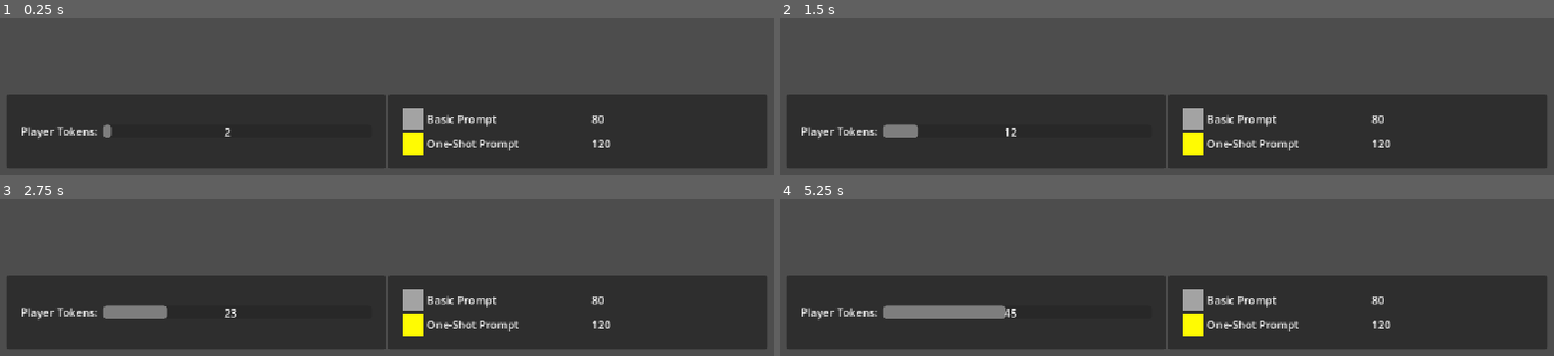
Above: before the commit, frames 1-4 (two rows, left to right).
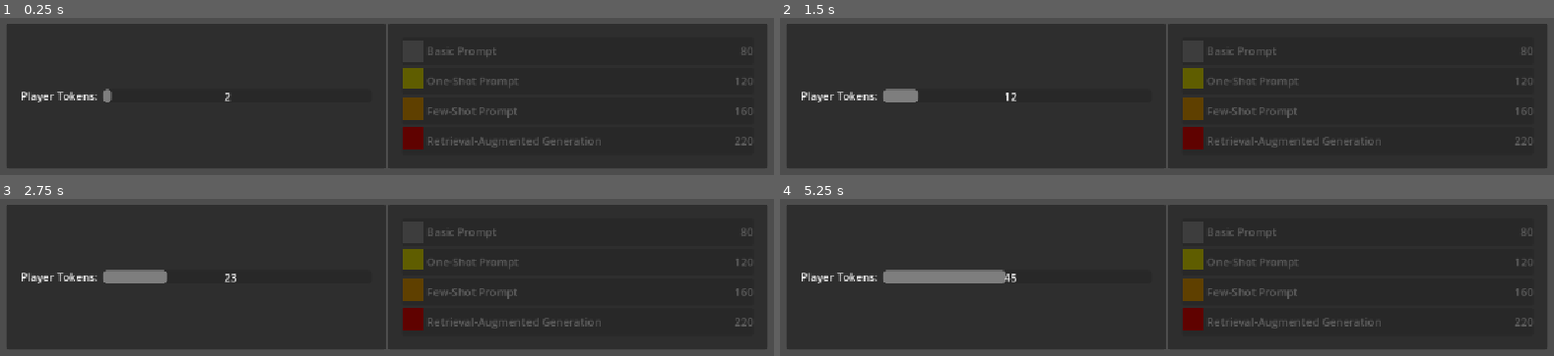
Above: after the commit, the same moments.

Repository: joshuaclarkuk/prompt-master
Game: Godot game, scene res://Scenes/Battle/battle_screen.tscn
Two runs of this game, one before a commit and one after it. Both use one fixed random seed, a clock stepped at 60 frames per second and the inputs below.
Inputs:
- Up to frame 1 (0.25 s): no input
- Up to frame 2 (1.5 s): no input
- Up to frame 3 (2.75 s): no input
- Up to frame 4 (5.25 s): no input

The runs differ from the first frame. In frame 1, 46% of the frame differs, in the area x 0-100%, y 3-88%; in frame 2, 47%; in frame 3, 47%; in frame 4, 48%.

Commit message:
Prompt UI now activating and deactivating in line with player token amount

Diff:
--- a/Scenes/Battle/PromptUIObjects/basic_prompt.tscn
+++ b/Scenes/Battle/PromptUIObjects/basic_prompt.tscn
@@ -3,14 +3,18 @@
 [ext_resource type="PackedScene" uid="uid://qr7qbhnk1jum" path="res://Scenes/Battle/PromptUIObjects/prompt_ui_object.tscn" id="1_ofhxq"]
 [ext_resource type="Texture2D" uid="uid://wbnyaqk7ue73" path="res://Assets/Sprites/Elements/Placeholders/basic-prompt.png" id="2_yjffn"]
 
-[node name="BasicPrompt" unique_id=1809580406 instance=ExtResource("1_ofhxq")]
-size_flags_horizontal = 3
+[node name="BasicPrompt" unique_id=1036205873 instance=ExtResource("1_ofhxq")]
+prompt_texture = ExtResource("2_yjffn")
+prompt_title = "Basic Prompt"
+prompt_cost = 80
 
-[node name="PromptTexture" parent="." index="0" unique_id=62275913]
+[node name="PromptTexture" parent="HBoxContainer" parent_id_path=PackedInt32Array(233208411) index="0" unique_id=62275913]
+size_flags_horizontal = 4
+size_flags_vertical = 4
 texture = ExtResource("2_yjffn")
 
-[node name="PromptTitle" parent="." index="1" unique_id=582598431]
+[node name="PromptTitle" parent="HBoxContainer" parent_id_path=PackedInt32Array(233208411) index="1" unique_id=582598431]
 text = "Basic Prompt"
 
-[node name="PromptCost" parent="." index="2" unique_id=868168130]
+[node name="PromptCost" parent="HBoxContainer" parent_id_path=PackedInt32Array(233208411) index="2" unique_id=868168130]
 text = "80"
--- /dev/null
+++ b/Scenes/Battle/PromptUIObjects/few_shot_prompt.tscn
@@ -0,0 +1,18 @@
+[gd_scene format=3 uid="uid://0v2obj338e8t"]
+
+[ext_resource type="PackedScene" uid="uid://qr7qbhnk1jum" path="res://Scenes/Battle/PromptUIObjects/prompt_ui_object.tscn" id="1_b2ugu"]
+[ext_resource type="Texture2D" uid="uid://c2dav2idryq0e" path="res://Assets/Sprites/Elements/Placeholders/few-shot-prompt.png" id="2_trqlr"]
+
+[node name="FewShotPrompt" unique_id=1036205873 instance=ExtResource("1_b2ugu")]
+prompt_texture = ExtResource("2_trqlr")
+prompt_title = "Few-Shot Prompt"
+prompt_cost = 160
+
+[node name="PromptTexture" parent="HBoxContainer" parent_id_path=PackedInt32Array(233208411) index="0" unique_id=62275913]
+texture = ExtResource("2_trqlr")
+
+[node name="PromptTitle" parent="HBoxContainer" parent_id_path=PackedInt32Array(233208411) index="1" unique_id=582598431]
+text = "Few-Shot Prompt"
+
+[node name="PromptCost" parent="HBoxContainer" parent_id_path=PackedInt32Array(233208411) index="2" unique_id=868168130]
+text = "120"
--- a/Scenes/Battle/PromptUIObjects/one_shot_prompt.tscn
+++ b/Scenes/Battle/PromptUIObjects/one_shot_prompt.tscn
@@ -3,13 +3,16 @@
 [ext_resource type="PackedScene" uid="uid://qr7qbhnk1jum" path="res://Scenes/Battle/PromptUIObjects/prompt_ui_object.tscn" id="1_4fstb"]
 [ext_resource type="Texture2D" uid="uid://dw7nm76lxgxsm" path="res://Assets/Sprites/Elements/Placeholders/one-shot-prompt.png" id="2_5v2f7"]
 
-[node name="OneShotPrompt" unique_id=1809580406 instance=ExtResource("1_4fstb")]
+[node name="OneShotPrompt" unique_id=1036205873 instance=ExtResource("1_4fstb")]
+prompt_texture = ExtResource("2_5v2f7")
+prompt_title = "One-Shot Prompt"
+prompt_cost = 120
 
-[node name="PromptTexture" parent="." index="0" unique_id=62275913]
+[node name="PromptTexture" parent="HBoxContainer" parent_id_path=PackedInt32Array(233208411) index="0" unique_id=62275913]
 texture = ExtResource("2_5v2f7")
 
-[node name="PromptTitle" parent="." index="1" unique_id=582598431]
+[node name="PromptTitle" parent="HBoxContainer" parent_id_path=PackedInt32Array(233208411) index="1" unique_id=582598431]
 text = "One-Shot Prompt"
 
-[node name="PromptCost" parent="." index="2" unique_id=868168130]
+[node name="PromptCost" parent="HBoxContainer" parent_id_path=PackedInt32Array(233208411) index="2" unique_id=868168130]
 text = "120"
--- a/Scenes/Battle/PromptUIObjects/prompt_ui_object.tscn
+++ b/Scenes/Battle/PromptUIObjects/prompt_ui_object.tscn
@@ -1,20 +1,35 @@
 [gd_scene format=3 uid="uid://qr7qbhnk1jum"]
 
-[node name="PromptUIObject" type="HBoxContainer" unique_id=1809580406]
+[ext_resource type="Script" uid="uid://vsdbd6ldg1p5" path="res://Scripts/Battle/PromptUIObjects/prompt_ui_object.gd" id="1_qys44"]
+
+[node name="PromptUIObject" type="Button" unique_id=1036205873 node_paths=PackedStringArray("prompt_texture_node", "prompt_title_node", "prompt_cost_node")]
+custom_minimum_size = Vector2(0, 40)
+anchors_preset = 15
+anchor_right = 1.0
+anchor_bottom = 1.0
+grow_horizontal = 2
+grow_vertical = 2
+script = ExtResource("1_qys44")
+prompt_texture_node = NodePath("HBoxContainer/PromptTexture")
+prompt_title_node = NodePath("HBoxContainer/PromptTitle")
+prompt_cost_node = NodePath("HBoxContainer/PromptCost")
+
+[node name="HBoxContainer" type="HBoxContainer" parent="." unique_id=233208411]
+layout_mode = 1
 anchors_preset = 15
 anchor_right = 1.0
 anchor_bottom = 1.0
 grow_horizontal = 2
 grow_vertical = 2
 
-[node name="PromptTexture" type="TextureRect" parent="." unique_id=62275913]
+[node name="PromptTexture" type="TextureRect" parent="HBoxContainer" unique_id=62275913]
 custom_maximum_size = Vector2(32, 32)
 layout_mode = 2
 
-[node name="PromptTitle" type="Label" parent="." unique_id=582598431]
+[node name="PromptTitle" type="Label" parent="HBoxContainer" unique_id=582598431]
 layout_mode = 2
 size_flags_horizontal = 3
 
-[node name="PromptCost" type="Label" parent="." unique_id=868168130]
+[node name="PromptCost" type="Label" parent="HBoxContainer" unique_id=868168130]
 layout_mode = 2
-size_flags_horizontal = 3
+size_flags_horizontal = 10
--- /dev/null
+++ b/Scenes/Battle/PromptUIObjects/retrieval_augmented_generation.tscn
@@ -0,0 +1,18 @@
+[gd_scene format=3 uid="uid://dpfm552oykd0h"]
+
+[ext_resource type="PackedScene" uid="uid://qr7qbhnk1jum" path="res://Scenes/Battle/PromptUIObjects/prompt_ui_object.tscn" id="1_x5o3a"]
+[ext_resource type="Texture2D" uid="uid://c8mq28tcx5nkr" path="res://Assets/Sprites/Elements/Placeholders/retrieval-augmented-generation.png" id="2_slp1d"]
+
+[node name="RetrievalAugmentedGeneration" unique_id=1036205873 instance=ExtResource("1_x5o3a")]
+prompt_texture = ExtResource("2_slp1d")
+prompt_title = "Retrieval-Augmented Generation"
+prompt_cost = 220
+
+[node name="PromptTexture" parent="HBoxContainer" parent_id_path=PackedInt32Array(233208411) index="0" unique_id=62275913]
+texture = ExtResource("2_slp1d")
+
+[node name="PromptTitle" parent="HBoxContainer" parent_id_path=PackedInt32Array(233208411) index="1" unique_id=582598431]
+text = "Retrieval-Augmented Generation"
+
+[node name="PromptCost" parent="HBoxContainer" parent_id_path=PackedInt32Array(233208411) index="2" unique_id=868168130]
+text = "160"
--- a/Scenes/Battle/battle_interface.tscn
+++ b/Scenes/Battle/battle_interface.tscn
@@ -2,10 +2,9 @@
 
 [ext_resource type="Theme" uid="uid://byn6gak6e0bgk" path="res://Themes/battle_screen_theme.tres" id="1_akol5"]
 [ext_resource type="Script" uid="uid://dpv7ss75hwnk7" path="res://Scripts/Battle/battle_interface.gd" id="1_tdan1"]
-[ext_resource type="PackedScene" uid="uid://dtw50d1sd7tjn" path="res://Scenes/Battle/PromptUIObjects/basic_prompt.tscn" id="3_wmgjr"]
-[ext_resource type="PackedScene" uid="uid://04jauqv8rr6q" path="res://Scenes/Battle/PromptUIObjects/one_shot_prompt.tscn" id="4_tbace"]
+[ext_resource type="PackedScene" uid="uid://gvhag7hx3gld" path="res://Scenes/Battle/prompts_container.tscn" id="3_bwf4j"]
 
-[node name="BattleInterface" type="Control" unique_id=323551590 node_paths=PackedStringArray("token_progress_bar_node", "token_count_label_node")]
+[node name="BattleInterface" type="Control" unique_id=323551590 node_paths=PackedStringArray("token_progress_bar_node", "token_count_label_node", "prompts_container_node")]
 layout_mode = 3
 anchors_preset = 15
 anchor_right = 1.0
@@ -18,6 +17,7 @@
 script = ExtResource("1_tdan1")
 token_progress_bar_node = NodePath("MarginContainer/ActionPanel/TokenPanel/MarginContainer/TokenCounterContainer/TokenProgressBar")
 token_count_label_node = NodePath("MarginContainer/ActionPanel/TokenPanel/MarginContainer/TokenCounterContainer/TokenProgressBar/TokenCountLabel")
+prompts_container_node = NodePath("MarginContainer/ActionPanel/AttackPanel/MarginContainer/PromptsContainer")
 
 [node name="MarginContainer" type="MarginContainer" parent="." unique_id=1134595528]
 layout_mode = 1
@@ -75,11 +75,5 @@
 [node name="MarginContainer" type="MarginContainer" parent="MarginContainer/ActionPanel/AttackPanel" unique_id=138107159]
 layout_mode = 2
 
-[node name="PromptsContainer" type="VBoxContainer" parent="MarginContainer/ActionPanel/AttackPanel/MarginContainer" unique_id=1750180669]
+[node name="PromptsContainer" parent="MarginContainer/ActionPanel/AttackPanel/MarginContainer" unique_id=253197136 instance=ExtResource("3_bwf4j")]
 layout_mode = 2
-
-[node name="BasicPrompt" parent="MarginContainer/ActionPanel/AttackPanel/MarginContainer/PromptsContainer" unique_id=1809580406 instance=ExtResource("3_wmgjr")]
-layout_mode = 2
-
-[node name="OneShotPrompt" parent="MarginContainer/ActionPanel/AttackPanel/MarginContainer/PromptsContainer" unique_id=2124423484 instance=ExtResource("4_tbace")]
-layout_mode = 2
--- /dev/null
+++ b/Scenes/Battle/prompts_container.tscn
@@ -0,0 +1,23 @@
+[gd_scene format=3 uid="uid://gvhag7hx3gld"]
+
+[ext_resource type="Script" uid="uid://l3flb4p5mxc2" path="res://Scripts/Battle/prompts_container.gd" id="1_fs0xc"]
+[ext_resource type="PackedScene" uid="uid://dtw50d1sd7tjn" path="res://Scenes/Battle/PromptUIObjects/basic_prompt.tscn" id="2_cenhd"]
+[ext_resource type="PackedScene" uid="uid://04jauqv8rr6q" path="res://Scenes/Battle/PromptUIObjects/one_shot_prompt.tscn" id="3_i4j11"]
+[ext_resource type="PackedScene" uid="uid://0v2obj338e8t" path="res://Scenes/Battle/PromptUIObjects/few_shot_prompt.tscn" id="4_6m8ch"]
+[ext_resource type="PackedScene" uid="uid://dpfm552oykd0h" path="res://Scenes/Battle/PromptUIObjects/retrieval_augmented_generation.tscn" id="5_nw5ll"]
+
+[node name="PromptsContainer" type="VBoxContainer" unique_id=253197136 node_paths=PackedStringArray("prompt_ui_objects")]
+script = ExtResource("1_fs0xc")
+prompt_ui_objects = [NodePath("BasicPrompt"), NodePath("OneShotPrompt"), NodePath("FewShotPrompt"), NodePath("RetrievalAugmentedGeneration")]
+
+[node name="BasicPrompt" parent="." unique_id=1036205873 instance=ExtResource("2_cenhd")]
+layout_mode = 2
+
+[node name="OneShotPrompt" parent="." unique_id=244036849 instance=ExtResource("3_i4j11")]
+layout_mode = 2
+
+[node name="FewShotPrompt" parent="." unique_id=1203028172 instance=ExtResource("4_6m8ch")]
+layout_mode = 2
+
+[node name="RetrievalAugmentedGeneration" parent="." unique_id=638758553 instance=ExtResource("5_nw5ll")]
+layout_mode = 2
--- /dev/null
+++ b/Scripts/Battle/PromptUIObjects/prompt_ui_object.gd
@@ -0,0 +1,48 @@
+class_name PromptUIObject extends Button
+
+@export_category("Required Nodes")
+@export var prompt_texture_node: TextureRect = null
+@export var prompt_title_node: Label = null
+@export var prompt_cost_node: Label = null
+
+@export_category("Prompt Values")
+@export var prompt_texture: Texture2D = null
+@export var prompt_title: String = ""
+@export var prompt_cost: int = 0
+
+@export_category("Activation Colours")
+@export var active_colour: Color = Color.WHITE
+@export var inactive_colour: Color = Color8(95, 95, 95, 255)
+
+var is_active: bool = true
+
+
+func _ready() -> void:
+	prompt_texture_node.texture = prompt_texture
+	prompt_title_node.text = prompt_title
+	prompt_cost_node.text = str(prompt_cost)
+	deactivate()
+
+
+func activate() -> void:
+	if !is_active:
+		disabled = false
+		prompt_texture_node.modulate = active_colour
+		prompt_title_node.modulate = active_colour
+		prompt_cost_node.modulate = active_colour
+		is_active = true
+		print("%s: is_active: %s" % [name, is_active])
+
+
+func deactivate() -> void:
+	if is_active:
+		disabled = true
+		prompt_texture_node.modulate = inactive_colour
+		prompt_title_node.modulate = inactive_colour
+		prompt_cost_node.modulate = inactive_colour
+		is_active = false
+		print("%s: is_active: %s" % [name, is_active])
+
+
+func get_prompt_cost() -> int:
+	return prompt_cost
--- a/Scripts/Battle/battle_interface.gd
+++ b/Scripts/Battle/battle_interface.gd
@@ -2,6 +2,7 @@
 
 @export var token_progress_bar_node: ProgressBar = null
 @export var token_count_label_node: Label = null
+@export var prompts_container_node: PromptsContainer = null
 
 
 func initialise_token_display(new_max_value: int) -> void:
@@ -9,6 +10,7 @@
 	token_count_label_node.text = str(0)
 
 
-func update_token_display(generated_tokens: int) -> void:
-	token_progress_bar_node.value = generated_tokens
-	token_count_label_node.text = str(generated_tokens)
+func update_token_display(player_tokens: int) -> void:
+	token_progress_bar_node.value = player_tokens
+	token_count_label_node.text = str(player_tokens)
+	prompts_container_node.update_prompts_display(player_tokens)
--- a/Scripts/Battle/battle_screen.gd
+++ b/Scripts/Battle/battle_screen.gd
@@ -21,8 +21,16 @@
 
 
 func _process(delta: float) -> void:
+	generate_token(delta)
+
+
+func generate_token(delta: float) -> void:
 	token_generation_timer += delta
 	if token_generation_timer >= time_to_generate_token:
 		player_tokens = mini(player_tokens + generated_tokens_to_add, player_max_tokens)
-		battle_interface_node.update_token_display(player_tokens)
+		update_battle_interface()
 		token_generation_timer = 0.0
+
+
+func update_battle_interface() -> void:
+	battle_interface_node.update_token_display(player_tokens)
--- /dev/null
+++ b/Scripts/Battle/prompts_container.gd
@@ -0,0 +1,11 @@
+class_name PromptsContainer extends VBoxContainer
+
+@export var prompt_ui_objects: Array[PromptUIObject] = []
+
+
+func update_prompts_display(player_tokens: int) -> void:
+    for prompt in prompt_ui_objects:
+        if (player_tokens >= prompt.get_prompt_cost()):
+            prompt.activate()
+        else:
+            prompt.deactivate()
Not shown, added: Scripts/Battle/PromptUIObjects/prompt_ui_object.gd.uid
Not shown, added: Scripts/Battle/prompts_container.gd.uid
